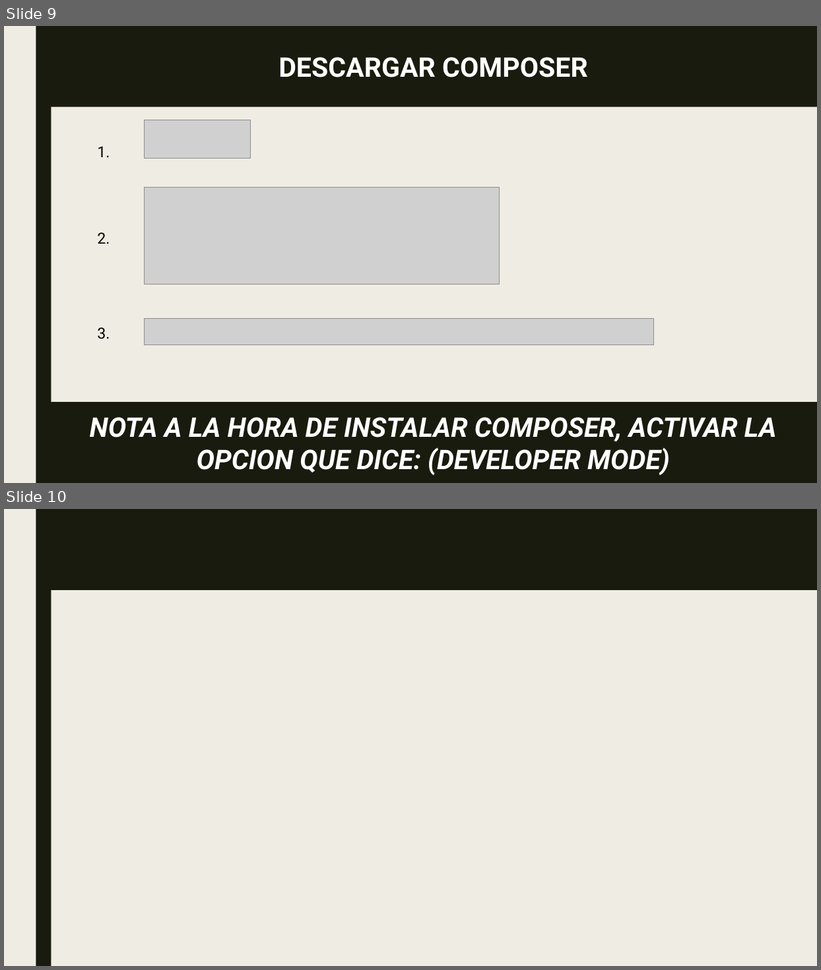
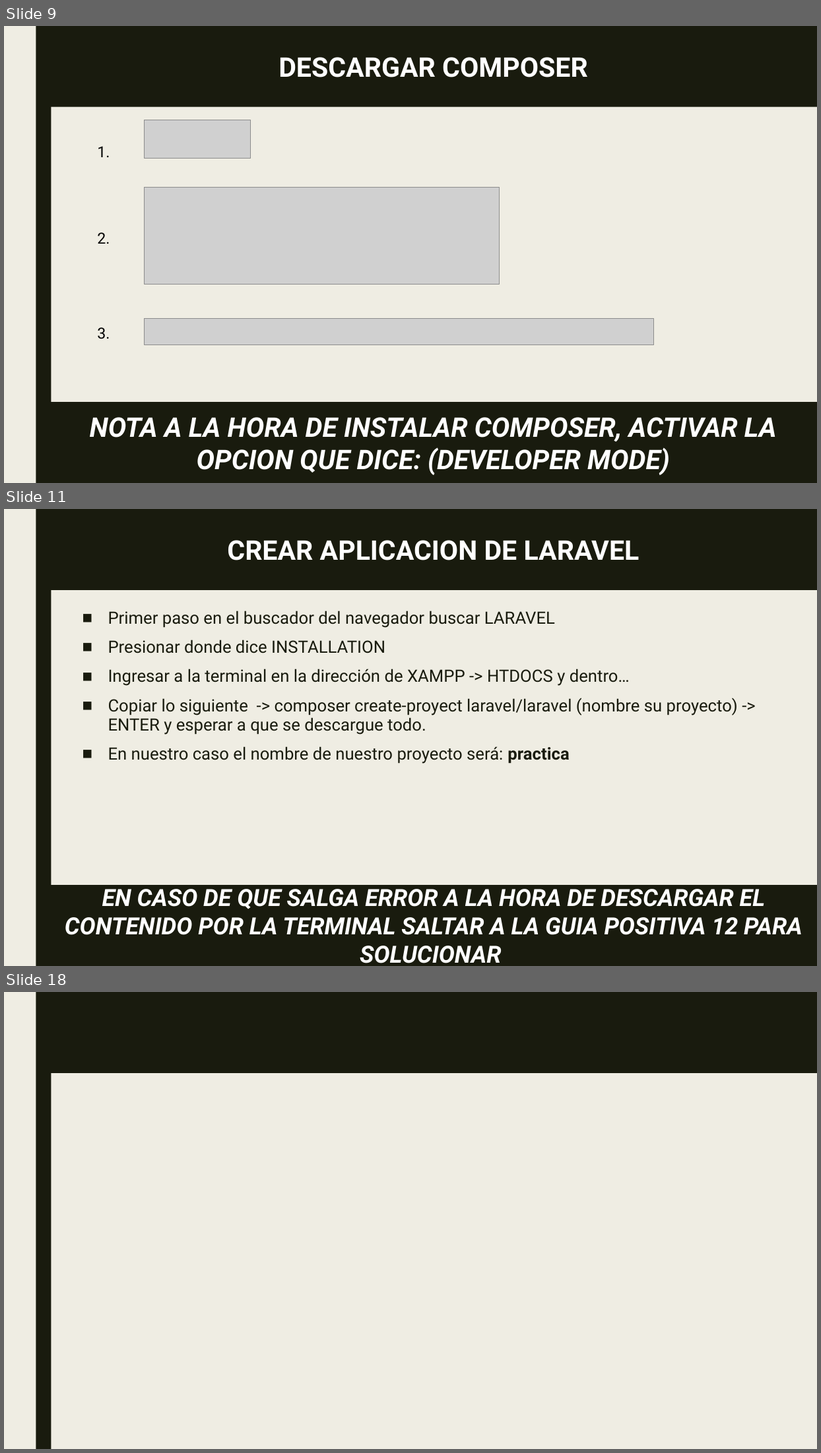
Before and after one commit to Jhonas0123/p-laravel, a slide deck: laravel.PPTX. Shown one above the other, each under a label of ours: slides 9 and 10 before the commit, slides 9, 11 and 18 after it; the slides between them are not shown. The pictures are 821x970 and 821x1453 pixels, drawn with LibreOffice and Linux fonts; fonts in the diff are those of the drawing; grey boxes stand for pictures. Boxes give left, top, right and bottom in pixels: in the first picture for what was removed or moved away, otherwise in the second. Text is boxed around its words. In the diff, an @@ line names an element or a change of style, - is before the commit and + after.

```diff
--- a/laravel.PPTX
+++ b/laravel.PPTX
@@ slide 11 added at bbox=[4, 509, 817, 966], background #EFEDE3; not listed: 1 template element that a slide beside it also shows @@
@@ rectangle added at bbox=[50, 509, 817, 590], fill #191B0E, 32 pt, text #FFFFFF, bold @@
+CREAR APLICACION DE LARAVEL
@@ text added at bbox=[108, 611, 738, 764], 20 pt, text #191B0E @@
+■ Primer paso en el buscador del navegador buscar LARAVEL
+■ Presionar donde dice INSTALLATION
+■ Ingresar a la terminal en la dirección de XAMPP -> HTDOCS y dentro…
+■ Copiar lo siguiente -> composer create-proyect laravel/laravel (nombre su proyecto) -> ENTER y esperar a que se descargue todo.
+■ En nuestro caso el nombre de nuestro proyecto será: practica
@@ rectangle added at bbox=[50, 885, 817, 966], fill #191B0E, 28 pt, text #FFFFFF, bold, italic @@
+EN CASO DE QUE SALGA ERROR A LA HORA DE DESCARGAR EL CONTENIDO POR LA TERMINAL SALTAR A LA GUIA POSITIVA 12 PARA SOLUCIONAR
@@ what was slide 10 is now slide 18 @@
```
Also in this commit, not shown: 8 other slides added.
